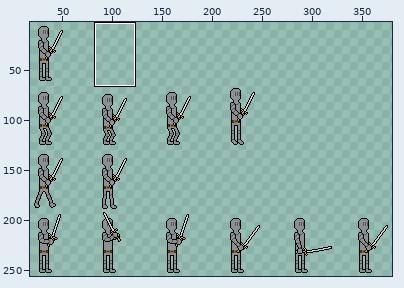
Sprite sheet, stored at Vampire the game/Assets/Art/Textures/enemies/medieval/enemy_01.png. The first picture is a wide view before the edit; the outline marks the close-up.
Close-up. As it was:
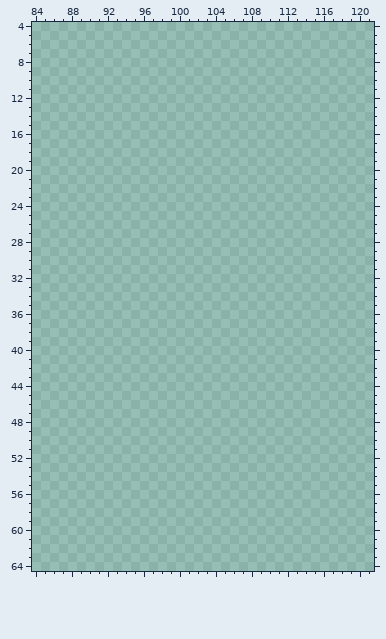
The file is 768x512 pixels, drawn in blocks of 2x2; one block is one cell here. Shown: x 84..121, y 4..64. The wide view leaves out empty margins. The commit also changed other parts of the picture, which this record leaves out.
The result:
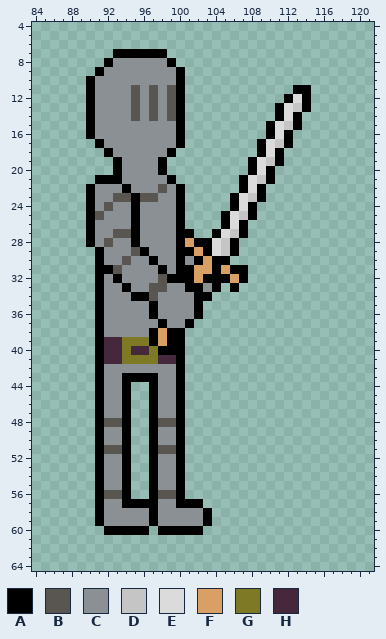
Palette (. is transparent): A #000000  B #595652  C #8a9094  D #c5c5c5  E #dbdbdb  F #d9a066  G #7d7924  H #45283c
What changed:
Changed rows in their new state; - is an unchanged pixel.
first column x 90:
 7 ---AAAAAA----------------
 8 --ACCCCCCA---------------
 9 -ACCCCCCCCA--------------
10 ACCCCCCCCCA--------------
11 ACCCCBCBCBA------------AA
12 ACCCCBCBCBA-----------AEA
13 ACCCCBCBCBA----------AEDA
14 ACCCCBCBCBA----------AEA-
15 ACCCCCCCCCA---------AEDA-
16 ACCCCCCCCCA---------AEA--
17 -ACCCCCCCCA--------AEDA--
18 --ACCCCCCA---------AEA---
19 ---ACCCCA---------AEDA---
20 ---ACCCCA---------AEA----
21 -AAACCCCCA-------AEDA----
22 ACCCACCCBCA------AEA-----
23 ACCBBABBCCA-----AEDA-----
24 ACBCCACCCCA-----AEA------
25 ABCCCACCCCA----AEDA------
26 ACCCCACCCCA----AEA-------
27 ACCBBACCCCAA--AEDA-------
28 ACBCCACCCCAFAAEDA--------
29 -ACCCBACCCAAFAEDA--------
30 -ACCBCCACCACAFAA---------
31 -AABCCCCACAAFFAFAA-------
32 -ACACCCCBAAAFAAAFA-------
33 -ACCACCBBCCAACA-A--------
34 -ACCCAABCCCCAA-----------
35 -ACCCCCACCCCA------------
36 -ACCCCCACCCCA------------
37 -ACCCCCCACCA-------------
38 -ACCCCCAFAA--------------
39 -AHHGGGAFAA--------------
40 -AHHGHHGAAA--------------
41 -AHHGGGGHHA--------------
42 -ACCCCCCCCA--------------
43 -ACCAAAACCA--------------
44 -ACCA--ACCA--------------
45 -ACCA--ACCA--------------
46 -ACCA--ACCA--------------
47 -ACCA--ACCA--------------
48 -ABBA--ABBA--------------
49 -ACCA--ACCA--------------
50 -ACCA--ACCA--------------
51 -ABBA--ABBA--------------
52 -ACCA--ACCA--------------
53 -ACCA--ACCA--------------
54 -ACCA--ACCA--------------
55 -ACCA--ACCA--------------
56 -ABBA--ABBA--------------
57 -ACCAAAACCAAA------------
58 -ACCCCCACCCCCA-----------
59 -ACCCCCACCCCCA-----------
60 --AAAAA-AAAAA------------
